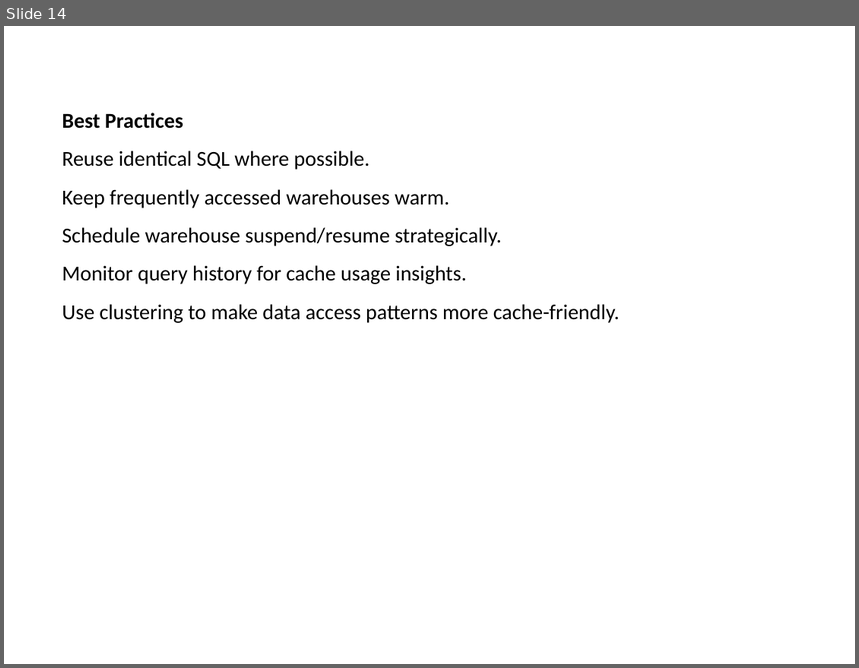
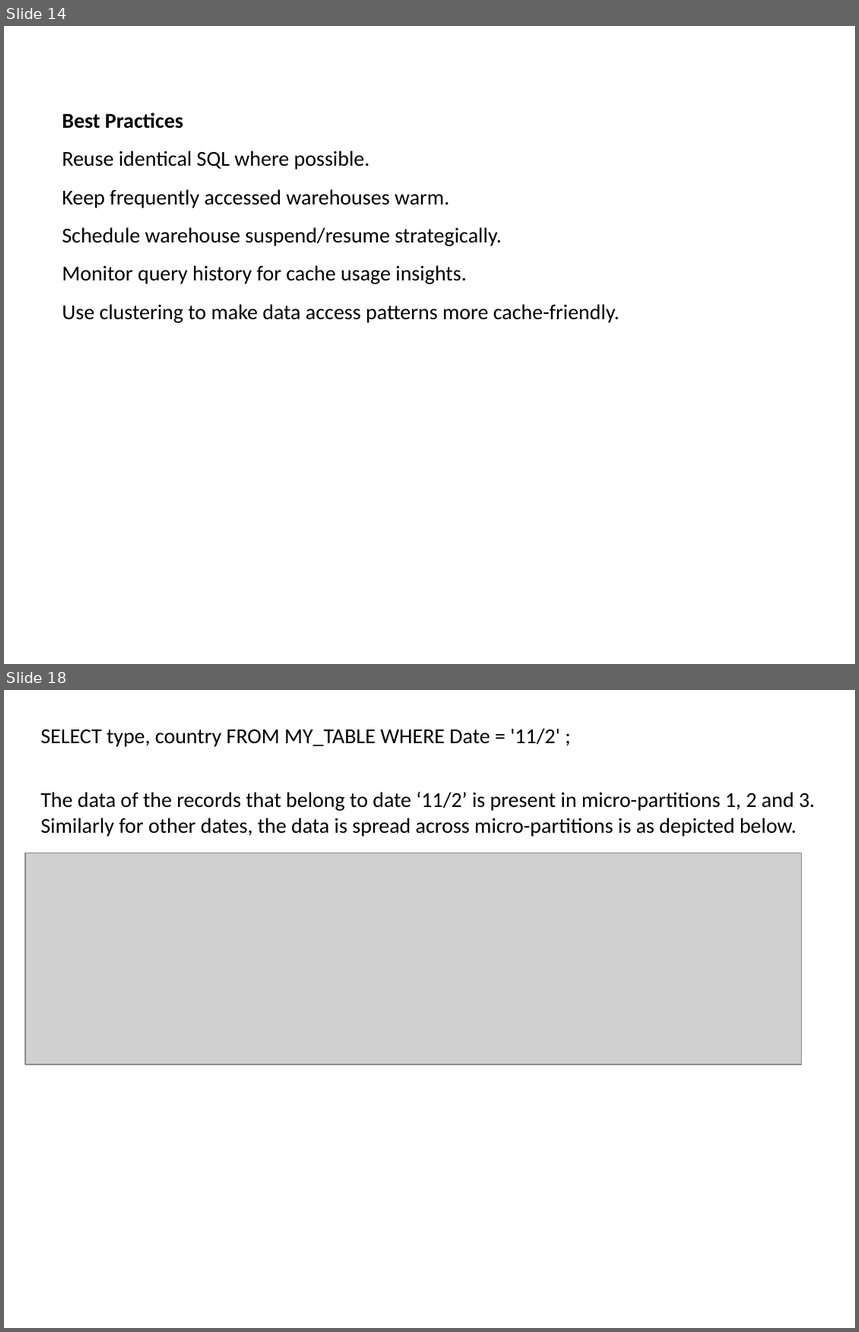
Before and after one commit to babjeereddy/snowflake, a slide deck: SnowFlake.pptx. Shown one above the other, each under a label of ours: slide 14 before the commit, slides 14 and 18 after it; the slides between them are not shown. The pictures are 859x668 and 859x1332 pixels, drawn with LibreOffice and Linux fonts; fonts in the diff are those of the drawing; grey boxes stand for pictures. Boxes give left, top, right and bottom in pixels: in the first picture for what was removed or moved away, otherwise in the second. Text is boxed around its words. In the diff, an @@ line names an element or a change of style, - is before the commit and + after.

```diff
--- a/SnowFlake.pptx
+++ b/SnowFlake.pptx
@@ slide 18 added at (4, 690, 855, 1328), background #FFFFFF @@
@@ text added at (40, 728, 560, 747), 18 pt, text #000000 @@
+SELECT type, country FROM MY_TABLE WHERE Date = '11/2' ;
@@ text added at (40, 792, 815, 837), 18 pt, text #000000 @@
+The data of the records that belong to date ‘11/2’ is present in micro-partitions 1, 2 and 3. Similarly for other dates, the data is spread across micro-partitions is as depicted below.
@@ picture added at (25, 853, 801, 1065) @@
```
Also in this commit, not shown: 12 other slides added.
